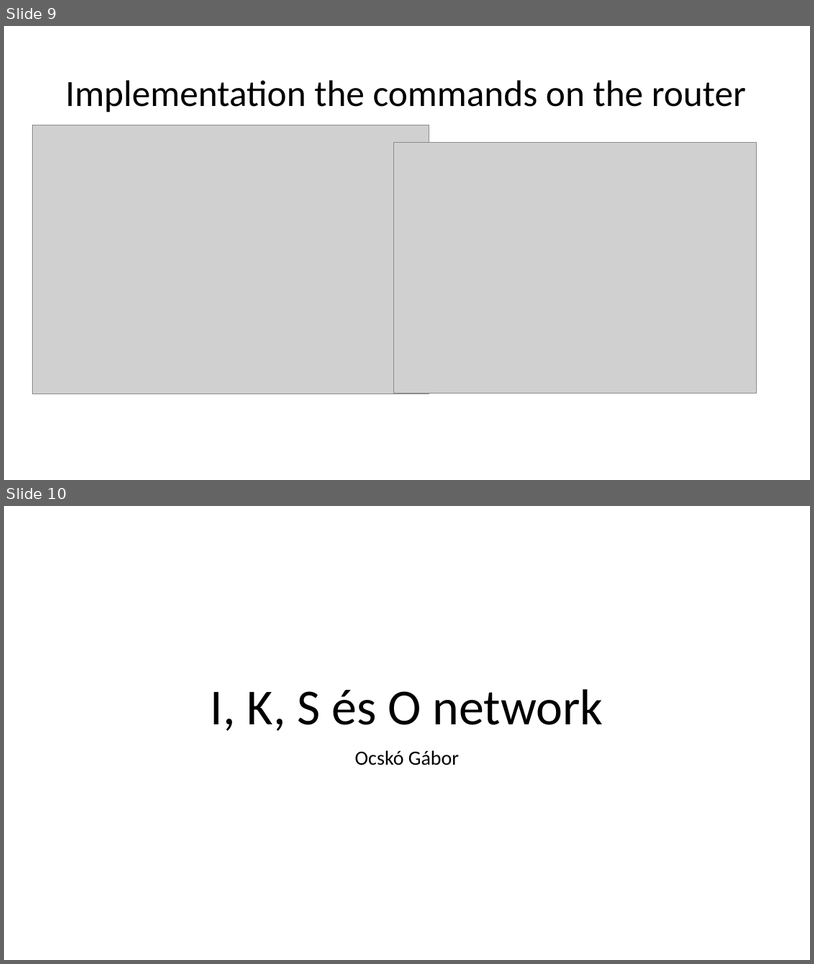
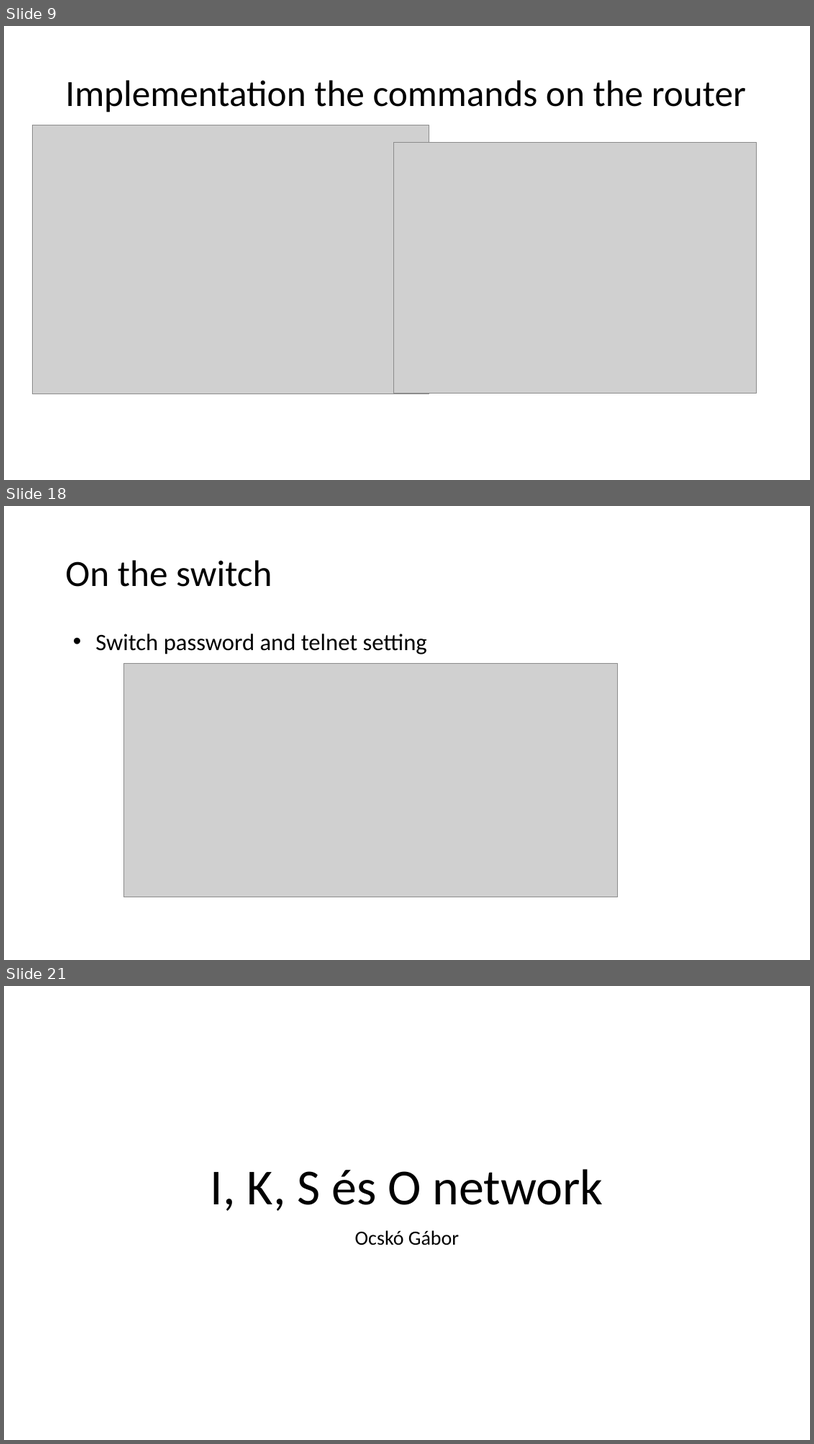
Before and after one commit to I-Izumi/School-project-network, a slide deck: Prezentációk/Projekt_English.pptx. Shown one above the other, each under a label of ours: slides 9 and 10 before the commit, slides 9, 18 and 21 after it; the slides between them are not shown. The pictures are 814x964 and 814x1444 pixels, drawn with LibreOffice and Linux fonts; fonts in the diff are those of the drawing; grey boxes stand for pictures. Boxes give left, top, right and bottom in pixels: in the first picture for what was removed or moved away, otherwise in the second. Text is boxed around its words. In the diff, an @@ line names an element or a change of style, - is before the commit and + after.

```diff
--- a/Prezentációk/Projekt_English.pptx
+++ b/Prezentációk/Projekt_English.pptx
@@ slide 18 added at [4, 506, 810, 960], background #FFFFFF @@
@@ title added at [65, 560, 272, 587], 44 pt, text #000000 @@
+On the switch
@@ text added at [95, 633, 427, 654], 28 pt, text #000000 @@
+• Switch password and telnet setting
@@ picture added at [124, 663, 618, 897] @@
@@ what was slide 10 is now slide 21 @@
```
Also in this commit, not shown: 10 other slides added.
